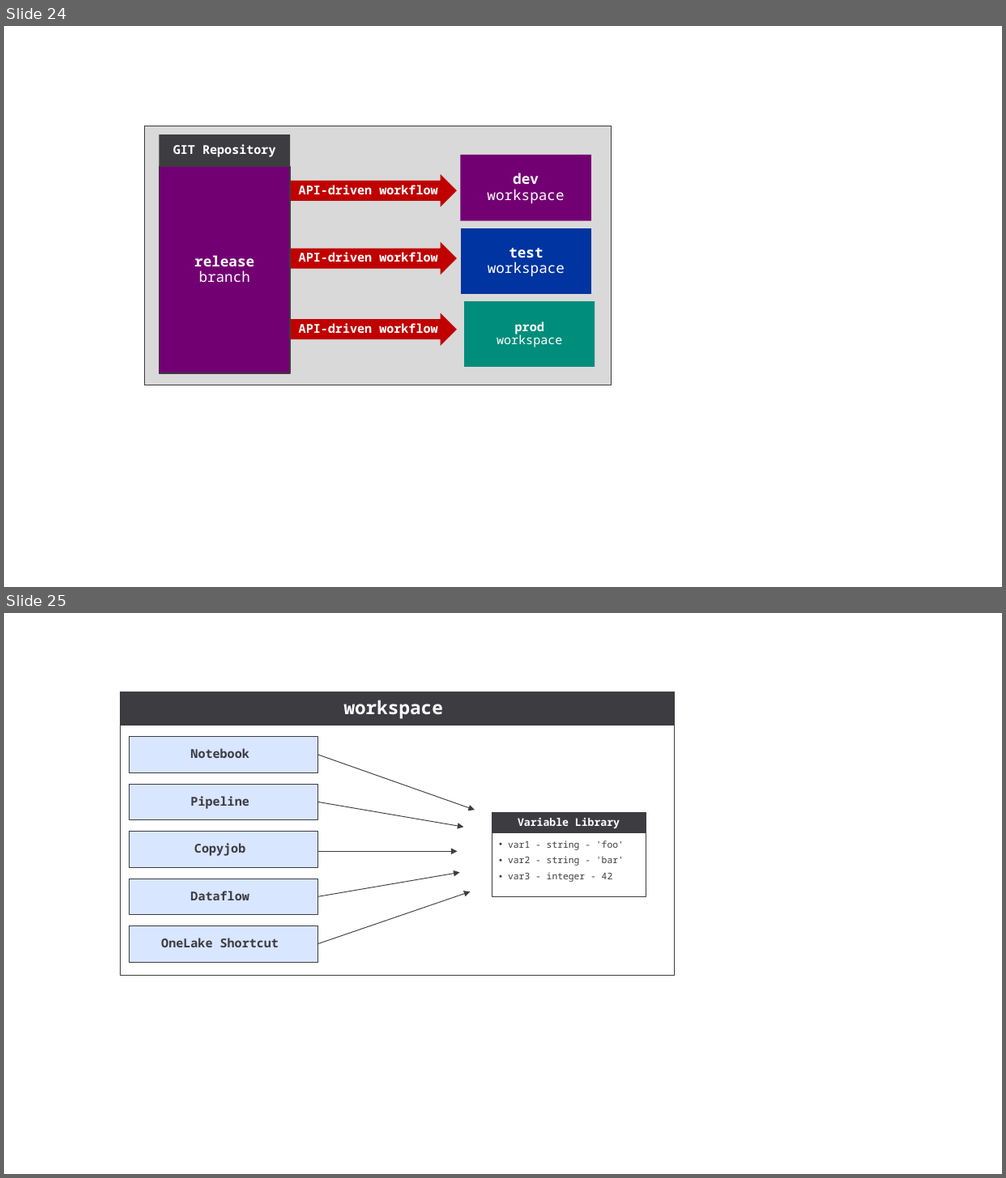
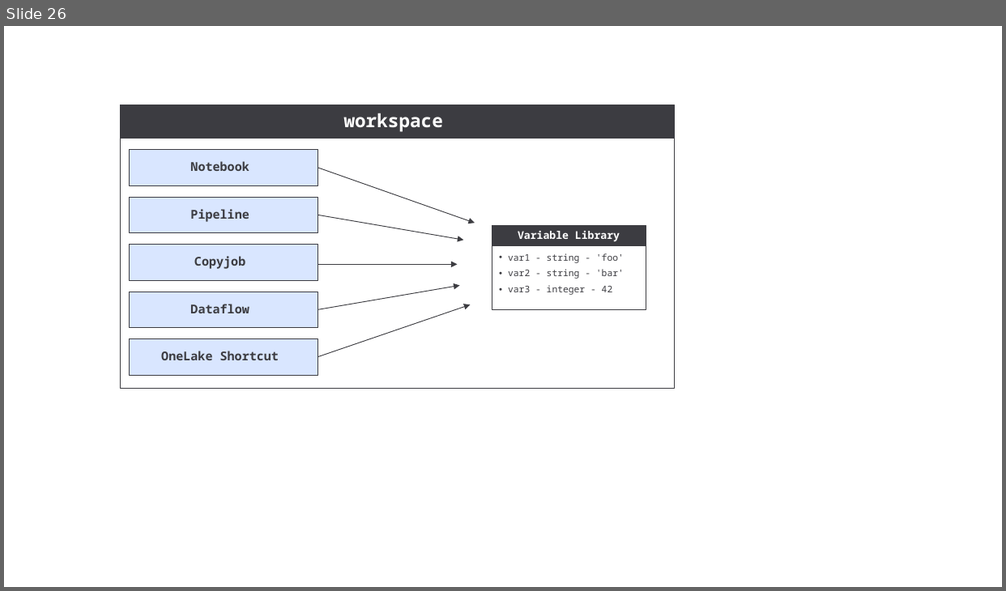
Before and after one commit to FabricDevCamp/fabric-cicd-whitepaper, a slide deck: Part 1 - Overview of Fabric CICD.pptx. Shown one above the other, each under a label of ours: slides 24 and 25 before the commit, slide 26 after it. The pictures are 1006x1178 and 1006x591 pixels, drawn with LibreOffice and Linux fonts; fonts in the diff are those of the drawing. Boxes give left, top, right and bottom in pixels: in the first picture for what was removed or moved away, otherwise in the second. Text is boxed around its words. In the diff, an @@ line names an element or a change of style, - is before the commit and + after.

```diff
--- a/Part 1 - Overview of Fabric CICD.pptx
+++ b/Part 1 - Overview of Fabric CICD.pptx
@@ slide 24 removed at [4,26,1002,587], background #FFFFFF @@
@@ rectangle removed at [144,126,611,386] @@
@@ rectangle removed at [159,135,290,167] @@
-GIT Repository
@@ rectangle removed at [159,167,290,373] @@
-release
-branch
@@ rectangle removed at [460,155,592,220] @@
-dev
-workspace
@@ right arrow removed at [290,174,457,207] @@
-API-driven workflow
@@ right arrow removed at [290,241,457,275] @@
-API-driven workflow
@@ rectangle removed at [461,228,592,294] @@
-test
-workspace
@@ right arrow removed at [290,313,457,346] @@
-API-driven workflow
@@ rectangle removed at [464,302,594,367] @@
-prod
-workspace
@@ what was slide 25 is now slide 26 @@
```
Also in this commit, not shown: 8 slides changed, 7 slides added, 3 other slides removed, 1 other file.
